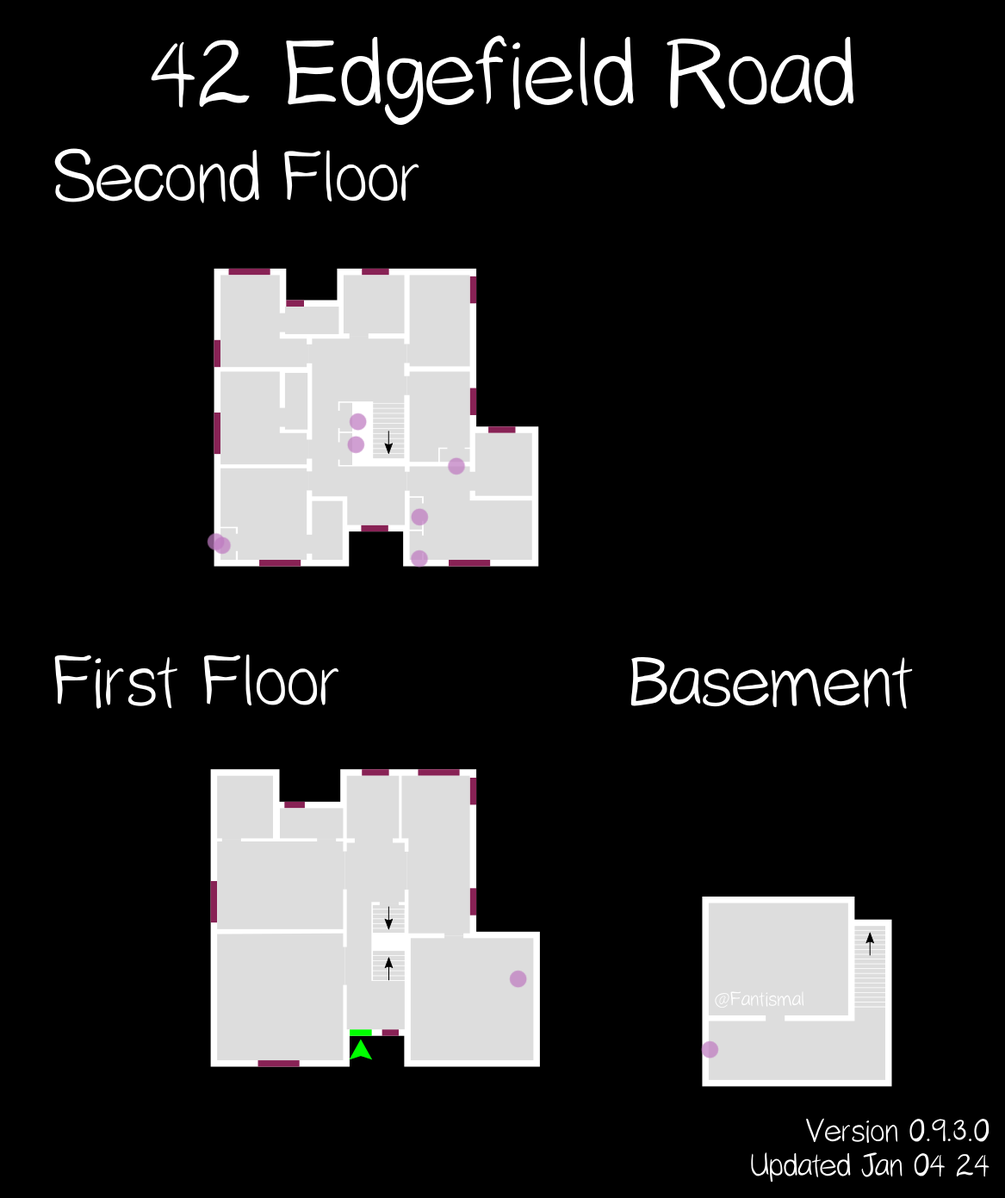
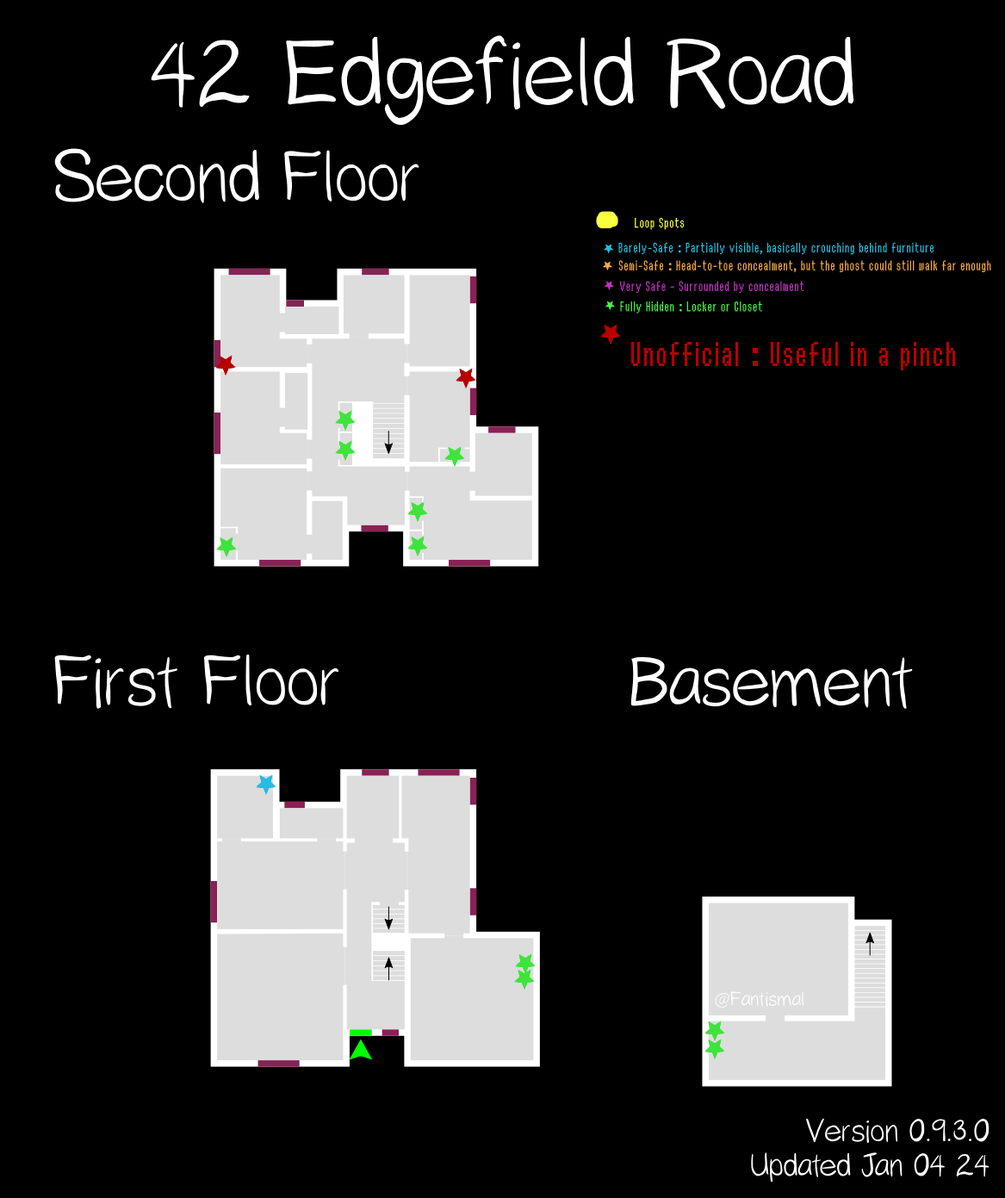
Layered file, before and after one edit (w=1005, h=1198). Changes by layer:
added layer "Legend" above "Unofficial : Useful in a pinch..." over [left=595, top=210, right=992, bottom=314]
added layer "Unofficial : Useful in a pinch..." above "Safe_Spots_Rated" over [left=631, top=341, right=955, bottom=371]
added layer "Safe_Spots_Rated" above "Safe Spots" over [left=215, top=323, right=725, bottom=1060]
hid "Safe Spots" over [left=206, top=412, right=719, bottom=1060]
